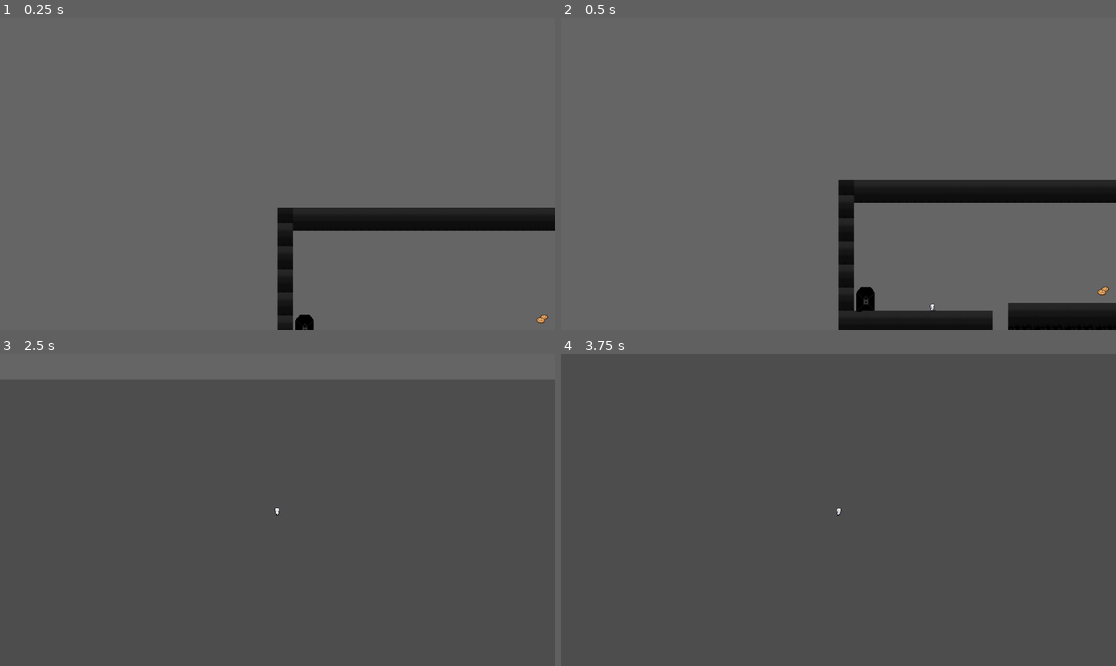
Above: before the commit, frames 1-4 (two rows, left to right).
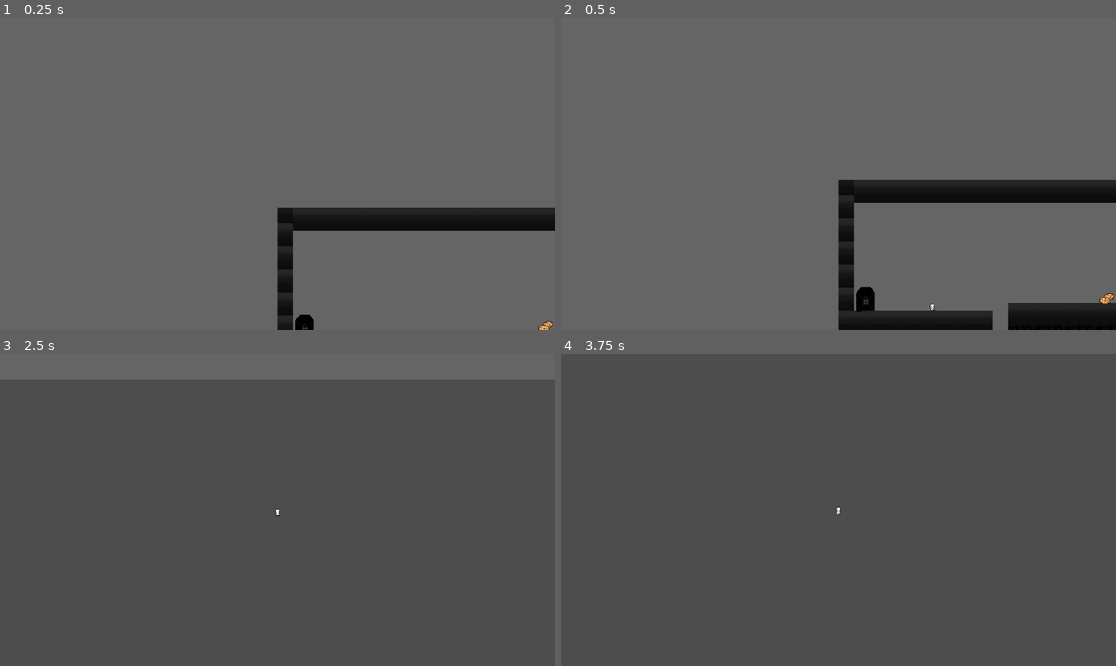
Above: after the commit, the same moments.

Repository: paperparrot5010/Game_jam_githuab
Game: Godot game, scene res://World/level_1.tscn
Same seed, same stepped clock (60 frames per second), same inputs: the game is played once before the commit and once after it.
Inputs:
- Up to frame 1 (0.25 s): no input
- Up to frame 2 (0.5 s): no input
- Up to frame 3 (2.5 s): hold Left (l) 0.53-1.28 s; tap Right (r) at 0.8, 1.35 s; tap Up (u) at 1.55, 2.1 s; hold Left (l) from 2.03 s (still down)
- Up to frame 4 (3.75 s): release Left (l) at 2.78 s; tap Left (l) at 2.85 s; tap Right (r) at 3.05 s; tap Enter at 3.5 s; hold Right (r) from 3.53 s (still down)

The runs differ from the first frame. In frame 1, less than 0.1% of the frame differs, in the area x 96-100%, y 95-100%; in frame 2, 0.1%, in the area x 96-100%, y 85-92%; in frame 3, less than 0.1%; in frame 4, less than 0.1%.

Commit message:
Reapply "bad err"
This reverts commit 19902a15812334d7374db5943145a66c166ec64d.

Diff:
--- a/World/cookies.tscn
+++ b/World/cookies.tscn
@@ -1,27 +1,23 @@
-[gd_scene load_steps=5 format=3 uid="uid://bvd6xqwdgvhhv"]
+[gd_scene load_steps=4 format=3 uid="uid://bvd6xqwdgvhhv"]
 
 [ext_resource type="Script" uid="uid://d5yvrxodghj1" path="res://World/cookies.gd" id="1_qxovs"]
 [ext_resource type="Texture2D" uid="uid://3wvemm67pkhe" path="res://assits/28_cookies.png" id="1_w1ueg"]
 
 [sub_resource type="CircleShape2D" id="CircleShape2D_qxovs"]
-radius = 7.07107
-
-[sub_resource type="CircleShape2D" id="CircleShape2D_4hi7n"]
-radius = 6.08276
+radius = 13.9284
 
 [node name="Cookies" type="Area2D" groups=["Cookies"]]
+position = Vector2(3, 3)
 collision_layer = 0
 script = ExtResource("1_qxovs")
 
 [node name="Sprite2D" type="Sprite2D" parent="."]
+position = Vector2(5.5, 4.5)
+scale = Vector2(1.34375, 1.28125)
 texture = ExtResource("1_w1ueg")
 
 [node name="CollisionShape2D" type="CollisionShape2D" parent="."]
-position = Vector2(-3, 3)
+position = Vector2(1, 6)
 shape = SubResource("CircleShape2D_qxovs")
 
-[node name="CollisionShape2D2" type="CollisionShape2D" parent="."]
-position = Vector2(4, -3)
-shape = SubResource("CircleShape2D_4hi7n")
-
 [connection signal="body_entered" from="." to="." method="_on_body_entered"]
--- a/World/level_1.tscn
+++ b/World/level_1.tscn
@@ -109,4 +109,4 @@
 position = Vector2(195, 349)
 
 [node name="Cookies" parent="." instance=ExtResource("6_n5ydv")]
-position = Vector2(550, 327)
+position = Vector2(552, 339)
--- a/character_body_2d.gd
+++ b/character_body_2d.gd
@@ -1,4 +1,5 @@
 extends CharacterBody2D
+
 var speed = 200
 var gravity = 13
 var jump = 300
@@ -13,24 +14,25 @@
 		cookie.connect("collected", _on_cookie_collected)
 
 func _physics_process(_delta: float) -> void:
-	# ... (existing player movement and animation code) ...
+	# ... (existing player movement and animation code)
 	#Move right:
 	if Input.is_action_pressed("r"):
 		$AnimatedSprite2D.flip_h = false
 		velocity.x = speed
-		#Move left:
+	#Move left:
 	elif Input.is_action_pressed("l"):
 		$AnimatedSprite2D.flip_h = true
 		velocity.x = -speed
-		#Stop
-	else :
+	#Stop
+	else:
 		velocity.x = 0
 	#Animations :
+
 	if not is_on_floor():
-		if velocity.y <0 :
+		if velocity.y < 0 :
 			$AnimatedSprite2D.play("JUMP")
-		#if velocity.y >0 :
-		#	$AnimatedSprite2D.play("JUMP")
+		if velocity.y > 0 :
+			$AnimatedSprite2D.play("JUMP")
 	if is_on_floor():
 		if velocity.x != 0:
 			$AnimatedSprite2D.play("RUN")
@@ -39,6 +41,7 @@
 	# Apply gravity:
 	if not is_on_floor():
 		velocity.y += gravity
+
 	# Jump:
 	if is_on_floor() and Input.is_action_just_pressed("u") :
 		velocity.y = -jump
@@ -55,13 +58,17 @@
 			# Subsequent cookies follow the previous cookie in the chain
 			target_position = collected_cookies[i-1].global_position - (velocity.normalized() * cookie_follow_distance)
 
-		# Smoothly interpolate the cookie's position towards the target
-		collected_cookies[i].global_position = collected_cookies[i].global_position.lerp(target_position, cookie_follow_lag)
+		# Smoothly interpolate the cookie\"s position towards the target
+		if is_instance_valid(collected_cookies[i]):
+			collected_cookies[i].global_position = collected_cookies[i].global_position.lerp(target_position, cookie_follow_lag)
 
 func _on_cookie_collected(cookie_node: Node2D) -> void:
 	# Add the collected cookie to the array
 	collected_cookies.append(cookie_node)
-	# Make the cookie a child of the player (optional, but good for organization)
-	# cookie_node.reparent(self)
-	# You might want to hide the original cookie sprite and use a new one for the following effect
-	# For simplicity, we'll just manage its global_position
+	# Ensure the cookie remains visible and its position can be updated
+	cookie_node.visible = true
+	cookie_node.set_process_mode(Node.PROCESS_MODE_INHERIT)
+
+	# Reparent the cookie to the player to keep it in the player\"s local space
+	cookie_node.get_parent().remove_child(cookie_node)
+	add_child(cookie_node)
